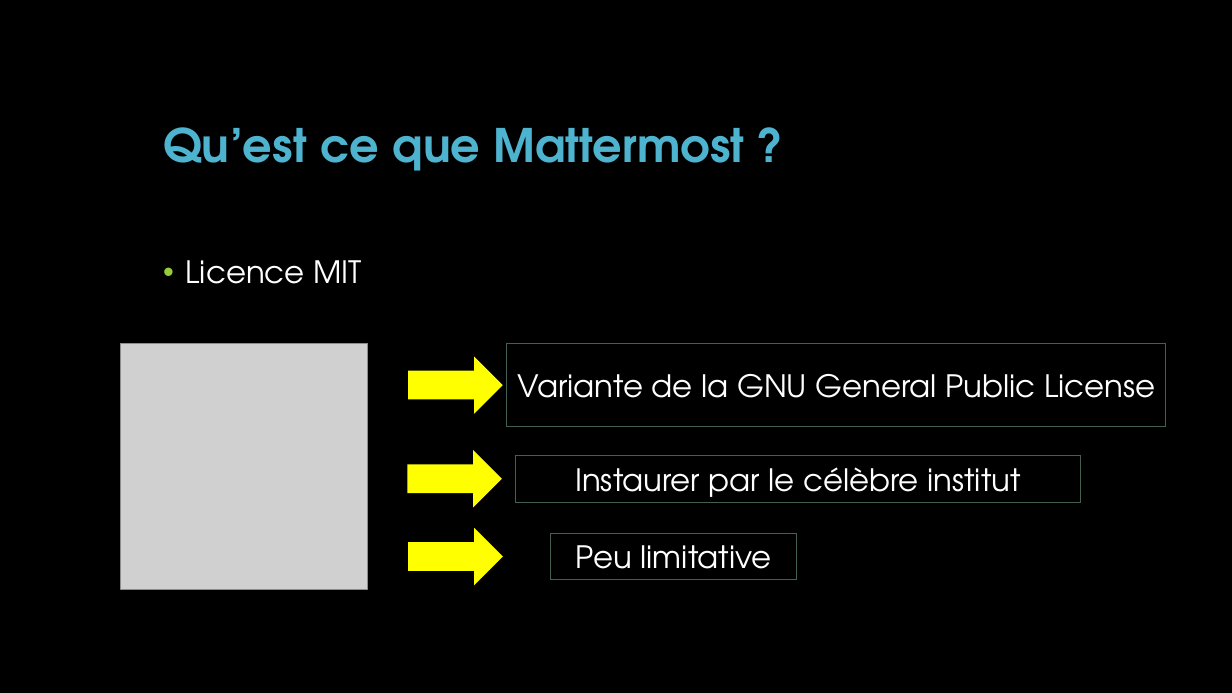
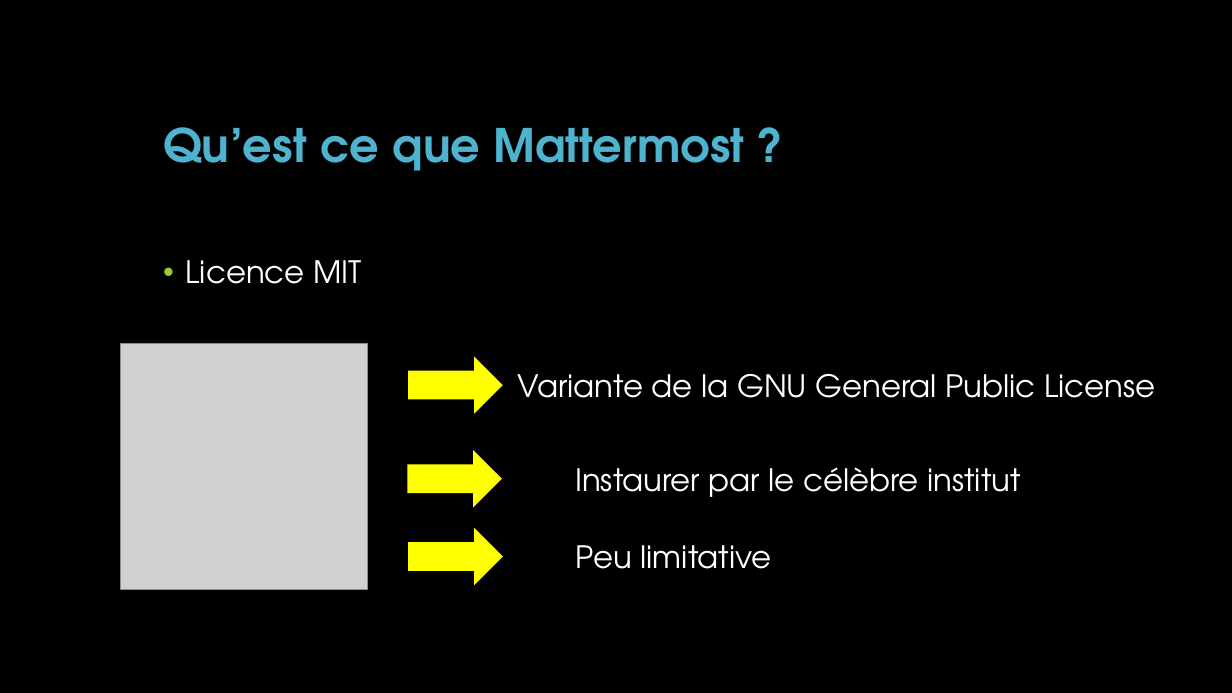
Before and after one commit to florianIBISC/Mattermost, a slide deck: slide 7 of Présentation de Mattermost.pptx. Drawn at 1232x693 pixels with LibreOffice and Linux fonts; fonts in the diff are those of the drawing; grey boxes stand for pictures; background and template pictures are left out. Boxes give left, top, right and bottom in pixels: in the first picture for what was removed or moved away, otherwise in the second. Text is boxed around its words. In the diff, an @@ line names an element or a change of style, - is before the commit and + after.

```diff
--- a/Présentation de Mattermost.pptx
+++ b/Présentation de Mattermost.pptx
@@ 3 texts moved together from (x1=506, y1=343, x2=1165, y2=579) to (x1=517, y1=374, x2=1155, y2=569) @@
@@ outline #455F51 0.75 pt to none in 3 elements at (x1=517, y1=374, x2=1155, y2=398), (x1=575, y1=467, x2=1020, y2=497), (x1=576, y1=545, x2=772, y2=569) @@
```
Also in this commit, not shown: 3 other slides changed.
